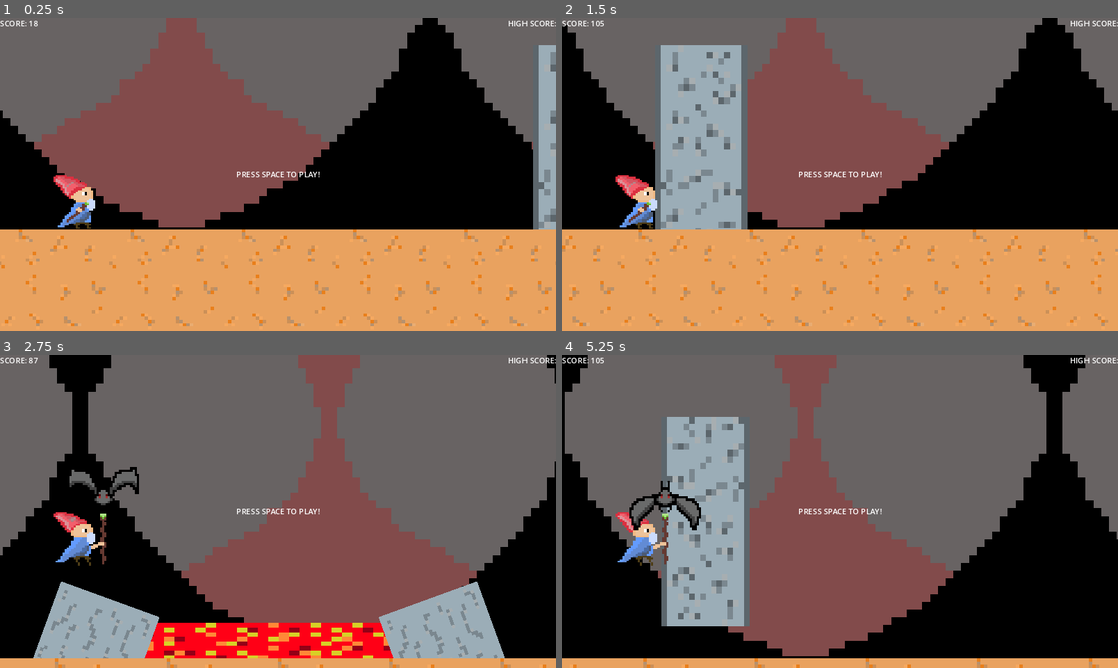
Above: before the commit, frames 1-4 (two rows, left to right).
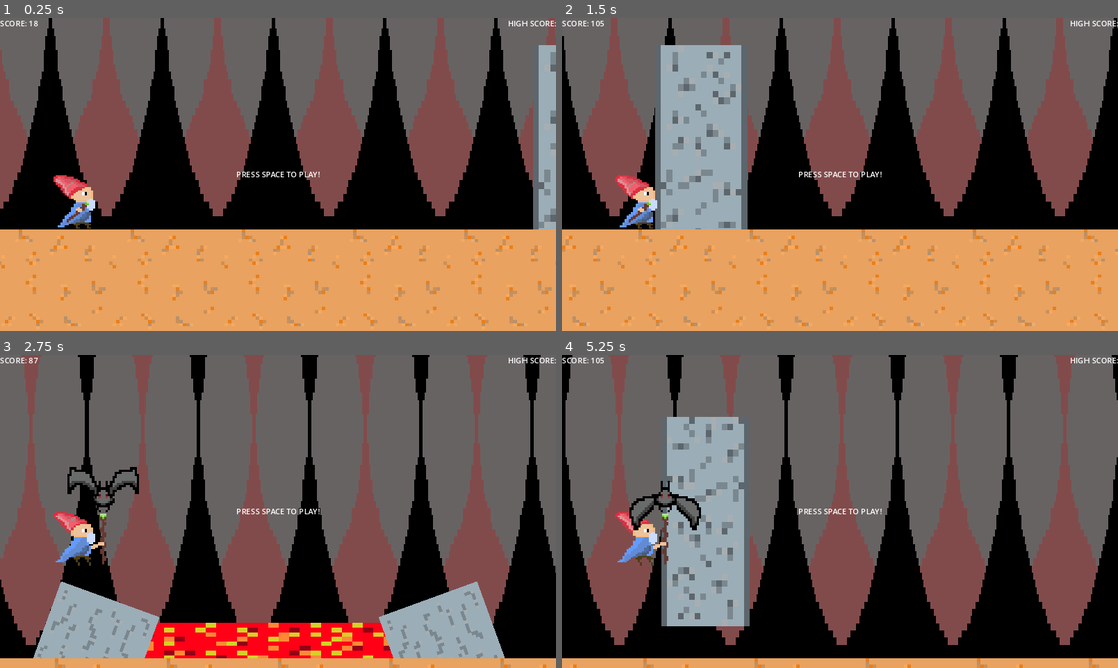
Above: after the commit, the same moments.

Repository: lessy2014/LDJ-summon-runner
Game: Godot game, scene res://Scenes/main.tscn
Same seed, same stepped clock (60 frames per second), same inputs: the game is played once before the commit and once after it.
Inputs:
- Up to frame 1 (0.25 s): no input
- Up to frame 2 (1.5 s): tap Space at 0.5, 1.25 s; hold Right (ui_right) from 0.53 s (still down); tap Enter (ui_accept) at 0.77 s
- Up to frame 3 (2.75 s): tap Enter (ui_accept) at 1.52 s; tap Space at 2 s; release Right (ui_right) at 2.03 s; hold Left (ui_left) from 2.03 s (still down)
- Up to frame 4 (5.25 s): tap Space at 2.75, 3.5, 4.25 s; release Left (ui_left) at 2.78 s; hold Right (ui_right) 2.78-4.28 s; tap Enter (ui_accept) at 3.02, 3.77, 4.52 s; hold Left (ui_left) 4.28-5.03 s; hold Right (ui_right) from 5.03 s (still down)

The runs differ from the first frame. In frame 1, 28% of the frame differs, in the area x 0-100%, y 0-67%; in frame 2, 27%; in frame 3, 31%; in frame 4, 34%, in the area x 0-100%, y 0-97%.

Commit message:
фоновая резня

Diff:
--- a/Scenes/main.tscn
+++ b/Scenes/main.tscn
@@ -11,7 +11,6 @@
 [ext_resource type="Texture2D" uid="uid://bt8cal7iiqp5k" path="res://Чечик/Running/чечик running-Sheet.png" id="8_yfckv"]
 [ext_resource type="Texture2D" uid="uid://c1sduil8gjb2v" path="res://чечик палку держит.png" id="9_y5667"]
 [ext_resource type="PackedScene" uid="uid://cauquano227ts" path="res://Scenes/hud.tscn" id="11_kmjxm"]
-[ext_resource type="Texture2D" uid="uid://cnq4ckyt8rtus" path="res://Текстуры/фон1.png" id="12_tpi5q"]
 [ext_resource type="Texture2D" uid="uid://c30nkhbciht4g" path="res://Текстуры/фон2.png" id="13_krvxc"]
 
 [sub_resource type="RectangleShape2D" id="RectangleShape2D_q4j3g"]
@@ -161,6 +160,13 @@
 position = Vector2(1122, 83.75)
 shape = SubResource("RectangleShape2D_q4j3g")
 
+[node name="TextureRect" type="TextureRect" parent="Граунд"]
+offset_left = -346.0
+offset_top = -968.0
+offset_right = 3346.0
+offset_bottom = -14.0
+texture = ExtResource("13_krvxc")
+
 [node name="Chechik" type="CharacterBody2D" parent="."]
 position = Vector2(132, 438)
 script = ExtResource("1_3abp3")
@@ -185,17 +191,3 @@
 stream = ExtResource("4_t22e2")
 
 [node name="HUD" parent="." instance=ExtResource("11_kmjxm")]
-
-[node name="TextureRect" type="TextureRect" parent="."]
-offset_left = 13.0
-offset_top = -554.0
-offset_right = 16317.0
-offset_bottom = 465.0
-texture = ExtResource("12_tpi5q")
-
-[node name="TextureRect2" type="TextureRect" parent="."]
-offset_left = 14.0
-offset_top = -554.0
-offset_right = 16510.0
-offset_bottom = 477.0
-texture = ExtResource("13_krvxc")
Not shown: 1 places in Scenes/main.tscn that only renumber resources
Binary file added: Текстуры/фон228.png
Not shown, added: Текстуры/фон228.png.import
